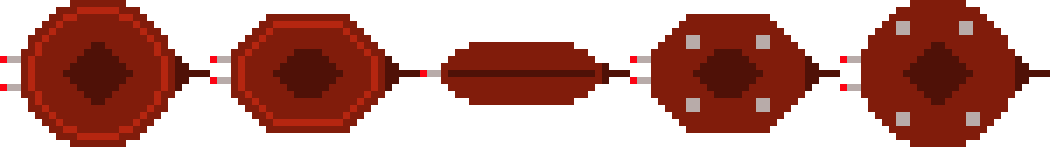
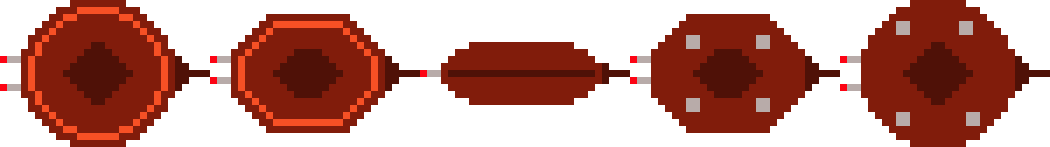
Layered file, before and after one edit (1050x147). Changes by layer:
added layer "Layer 5" above "Shape 1" over [28, 7, 168, 140]
painted on "Shape 1" over [28, 7, 168, 140]
added layer "Layer 6" above "Layer 3" over [238, 21, 378, 126]
painted on "Layer 3" over [238, 21, 378, 126]
